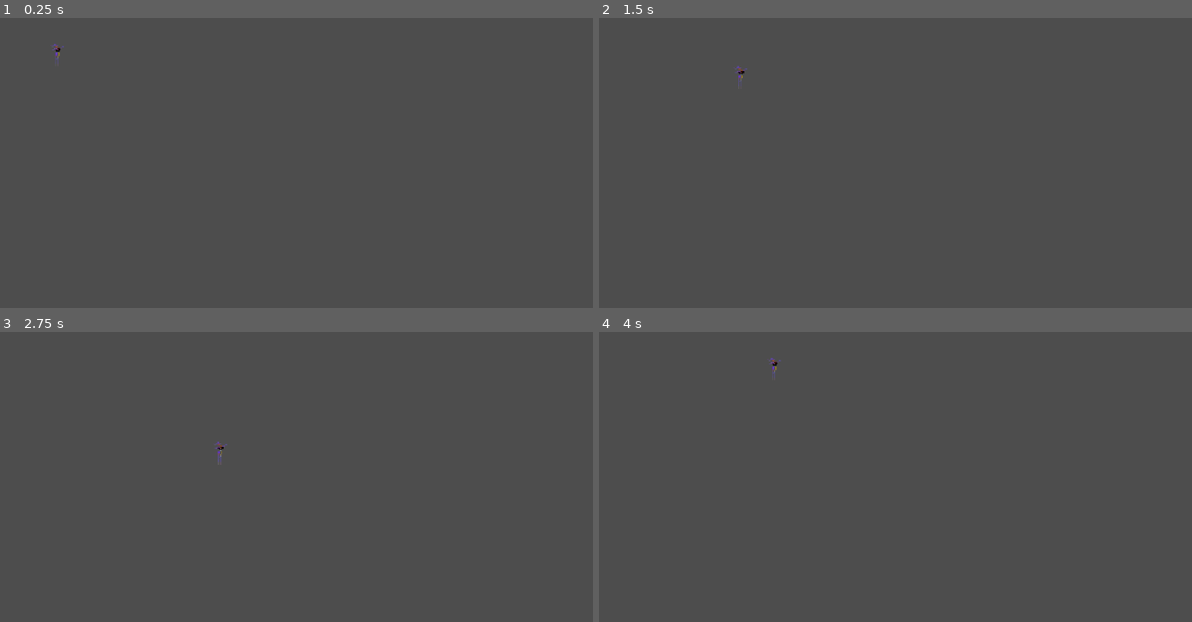
Above: before the commit, frames 1-4 (two rows, left to right).
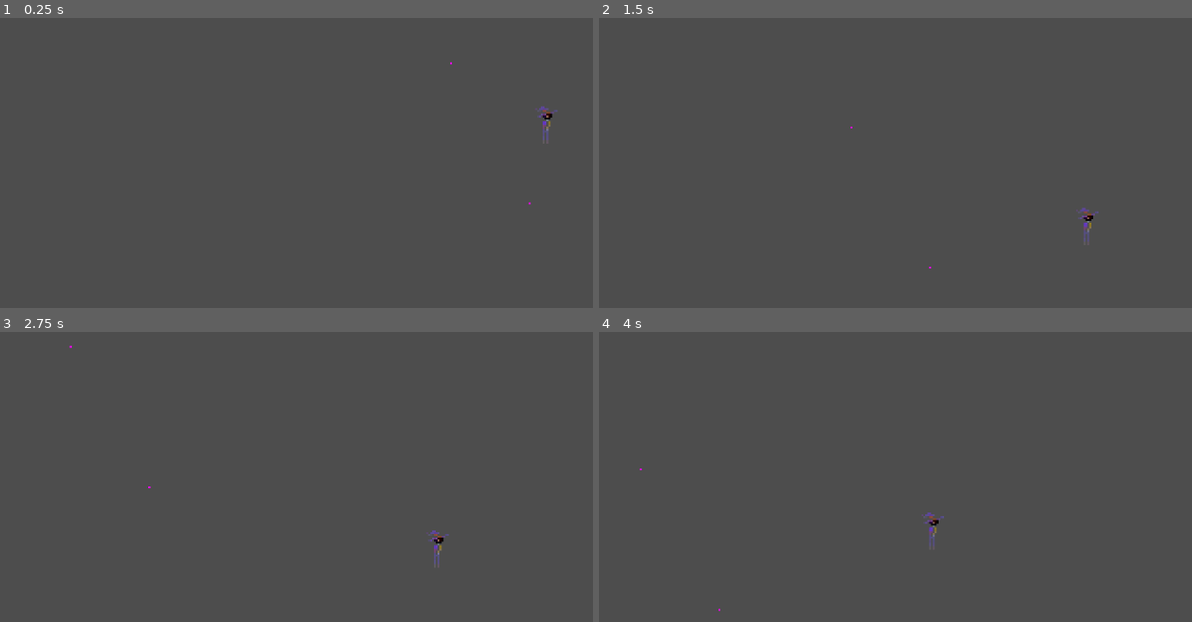
Above: after the commit, the same moments.

Repository: Matercan/Reggie-game
Game: Godot game, scene res://Scenes/level.tscn
The game is run twice, just before and just after one commit, with the same random seed, the same clock (stepped at 60 frames per second) and the same inputs.
Inputs:
- Up to frame 1 (0.25 s): no input
- Up to frame 2 (1.5 s): hold D (right) 0.53-1.28 s; tap Enter at 1.25 s; hold S (down) from 1.28 s (still down)
- Up to frame 3 (2.75 s): release S (down) at 2.03 s; hold D (right) from 2.03 s (still down)
- Up to frame 4 (4 s): release D (right) at 2.78 s; hold W (up) 2.78-3.53 s; hold A (left) from 3.53 s (still down)

The runs differ from the first frame. In frame 1, 0.2% of the frame differs, in the area x 8-95%, y 8-65%; in frame 2, 0.2%; in frame 3, 0.2%; in frame 4, 0.2%, in the area x 6-59%, y 8-97%.

Commit message:
Camera movement

Diff:
--- /dev/null
+++ b/reggie-game-2.0/Scenes/followplayer.tscn
@@ -0,0 +1,8 @@
+[gd_scene load_steps=2 format=3 uid="uid://blwvtnmftajb7"]
+
+[ext_resource type="Script" uid="uid://dphp88myvgwef" path="res://Scripts/followplayer.gd" id="1_muxuv"]
+
+[node name="Followplayer" type="Node2D"]
+script = ExtResource("1_muxuv")
+
+[node name="Camera2D" type="Camera2D" parent="."]
--- a/reggie-game-2.0/Scenes/level.tscn
+++ b/reggie-game-2.0/Scenes/level.tscn
@@ -1,8 +1,27 @@
-[gd_scene load_steps=2 format=3 uid="uid://djexgwte1f3cw"]
+[gd_scene load_steps=4 format=3 uid="uid://djexgwte1f3cw"]
 
 [ext_resource type="PackedScene" uid="uid://bwm5efke0fggc" path="res://Scenes/reggie.tscn" id="1_tumq0"]
+[ext_resource type="PackedScene" uid="uid://blwvtnmftajb7" path="res://Scenes/followplayer.tscn" id="2_k5f4k"]
+
+[sub_resource type="PlaceholderTexture2D" id="PlaceholderTexture2D_k5f4k"]
 
 [node name="Level" type="Node2D"]
 
 [node name="Reggie" parent="." instance=ExtResource("1_tumq0")]
 position = Vector2(51, 33)
+
+[node name="Followplayer" parent="." node_paths=PackedStringArray("reggie") instance=ExtResource("2_k5f4k")]
+position = Vector2(-69, 94)
+reggie = NodePath("../Reggie")
+max_velocity = 90.0
+
+[node name="Node2D" type="Node2D" parent="."]
+
+[node name="Sprite2D" type="Sprite2D" parent="Node2D"]
+texture = SubResource("PlaceholderTexture2D_k5f4k")
+
+[node name="Node2D2" type="Node2D" parent="."]
+position = Vector2(42, 75)
+
+[node name="Sprite2D" type="Sprite2D" parent="Node2D2"]
+texture = SubResource("PlaceholderTexture2D_k5f4k")
--- a/reggie-game-2.0/Scenes/reggie.gd
+++ /dev/null
@@ -1,19 +0,0 @@
-extends CharacterBody2D
-
-@export var move_speed : float = 100
-
-func _physics_process(_delta):
-	#get input direction
-	var input_direction = Vector2(
-		Input.get_action_strength("right") - Input.get_action_strength("left"),
-		Input.get_action_strength("down") - Input.get_action_strength("up")
-	)
-
-	#Update velocity
-	if input_direction.x != 0 and input_direction.y != 0:
-		input_direction *= 1 / sqrt(2)
-
-	velocity = input_direction * move_speed
-
-	#Move reggie on screen
-	move_and_slide()
--- /dev/null
+++ b/reggie-game-2.0/Scripts/camera.gd
@@ -0,0 +1 @@
+extends Camera2D
--- /dev/null
+++ b/reggie-game-2.0/Scripts/followplayer.gd
@@ -0,0 +1,22 @@
+extends Node2D
+
+@export var reggie : Node2D
+@export var max_velocity = 90.0
+
+func calculate_new_pos(start_vector : Vector2, end_vector :Vector2, delta: float) -> Vector2:
+	var direction = end_vector - start_vector
+	var distance = direction.length()
+
+	if distance <= max_velocity * delta:
+		return end_vector
+	else:
+		print("I think something happened here")
+		return start_vector + direction.normalized() * max_velocity * delta
+
+func _physics_process(delta):
+	var new_pos = calculate_new_pos(global_position, reggie.global_position, delta)
+	print("Current Pos:", global_position)
+	print("Target Pos:", reggie.global_position)
+	print("Calculated Pos:", new_pos)
+	print("Distance:", position.distance_to(reggie.global_position))
+	position = new_pos
--- a/reggie-game-2.0/project.godot
+++ b/reggie-game-2.0/project.godot
@@ -17,8 +17,6 @@
 
 [display]
 
-window/size/viewport_width=1920
-window/size/viewport_height=1080
 window/stretch/mode="canvas_items"
 window/stretch/scale=3.0
 
Not shown, removed: reggie-game-2.0/Scenes/reggie.gd.uid
Not shown, added: reggie-game-2.0/Scripts/camera.gd.uid
Not shown, added: reggie-game-2.0/Scripts/followplayer.gd.uid
